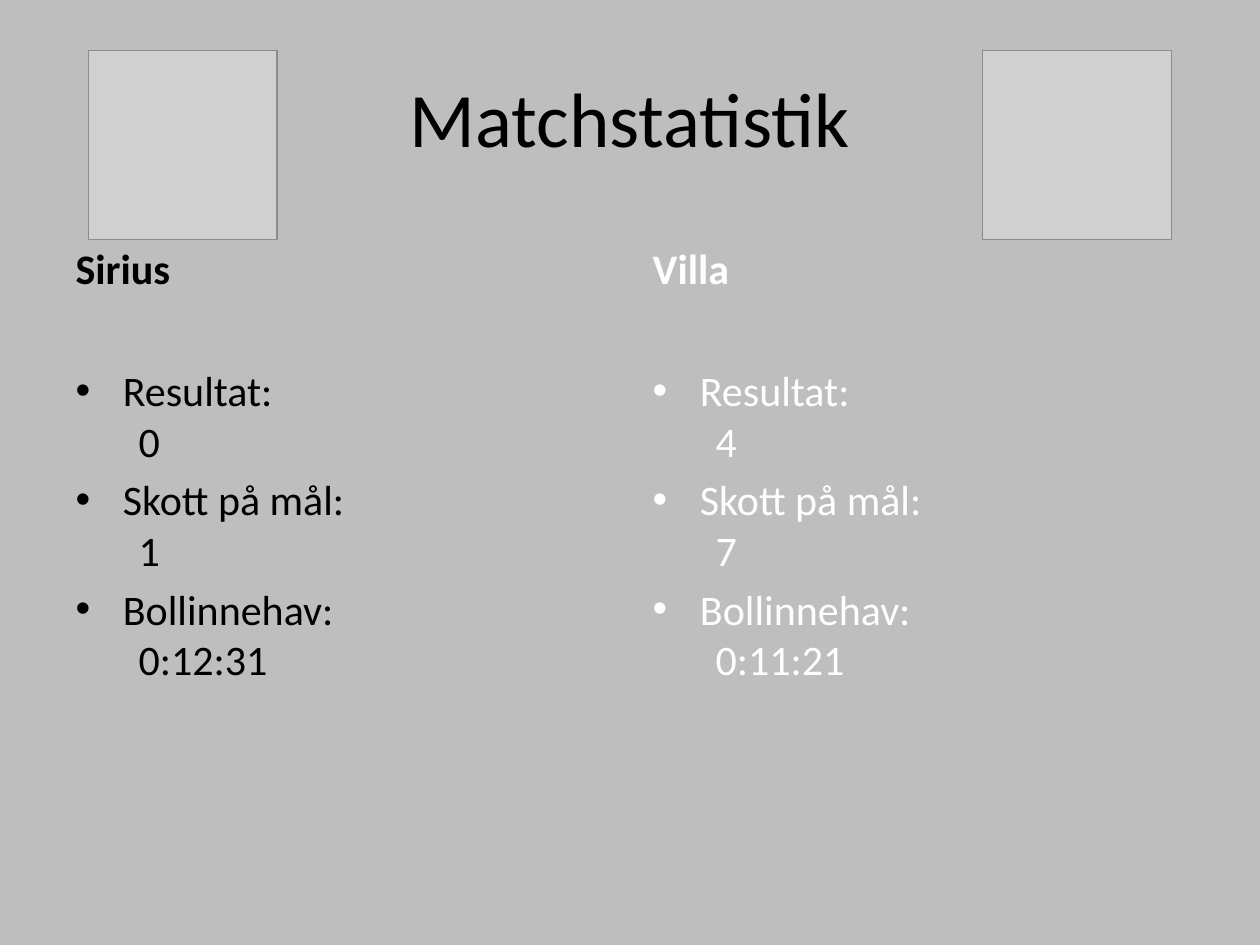
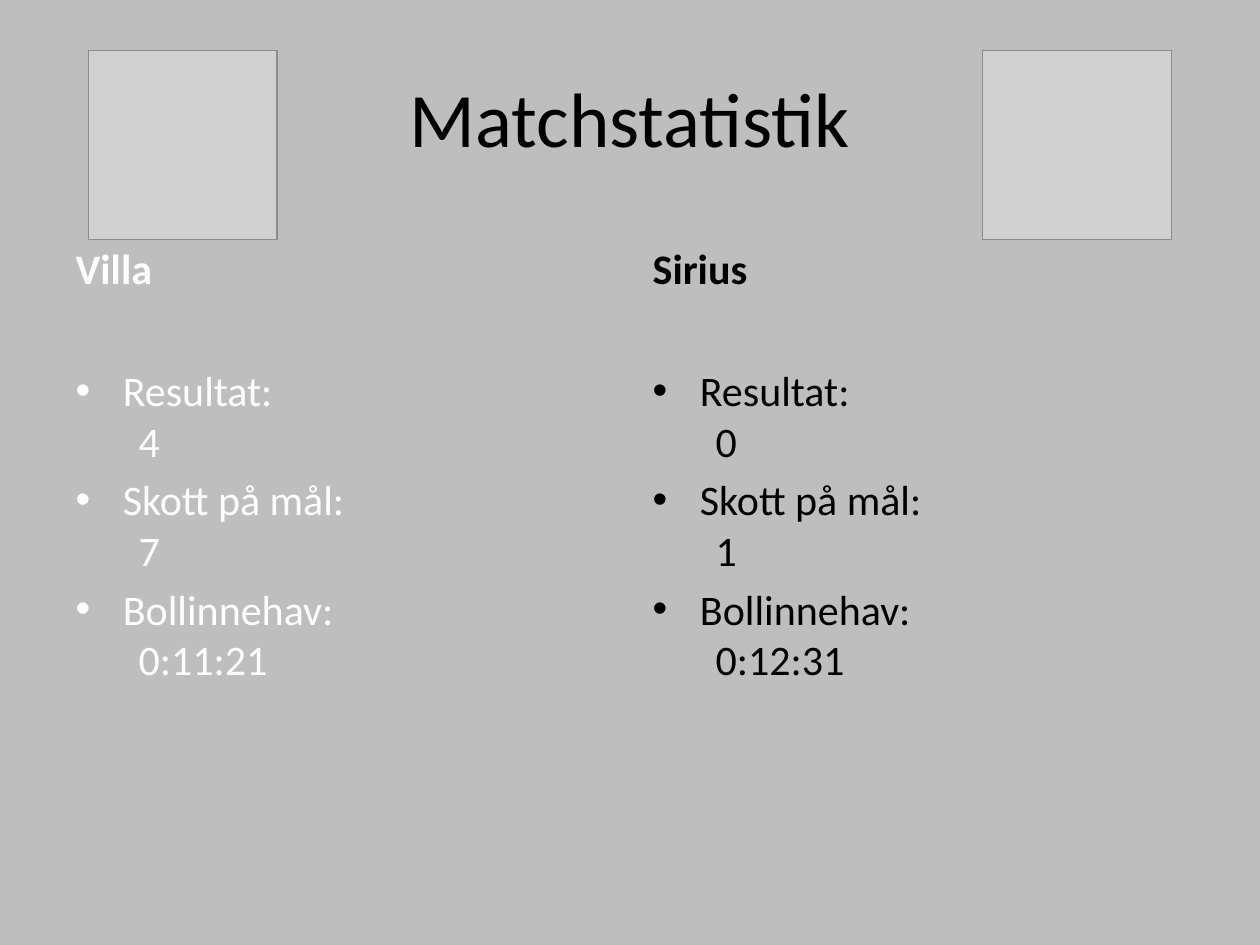
Before and after one commit to legendwk/sirius_bandy, a slide deck: slide 2 of powerpointer/matchrapporter/20220930 IK Sirius - Villa Lidköping halvlek 1 .pptx. Drawn at 1260x945 pixels with LibreOffice and Linux fonts; fonts in the diff are those of the drawing; grey boxes stand for pictures. Boxes give left, top, right and bottom in pixels: in the first picture for what was removed or moved away, otherwise in the second. Text is boxed around its words. In the diff, an @@ line names an element or a change of style, - is before the commit and + after.

```diff
--- a/powerpointer/matchrapporter/20220930 IK Sirius - Villa Lidköping halvlek 1 .pptx
+++ b/powerpointer/matchrapporter/20220930 IK Sirius - Villa Lidköping halvlek 1 .pptx
@@ text at [76,255,152,284]: text changed; text colour #000000 to #FFFEFE @@
-Sirius
+Villa
@@ text at [653,254,748,285]: text changed; text colour #FFFEFE to #000000 @@
-Villa
+Sirius
@@ text at [123,377,344,675]: text changed; text colour #000000 to #FFFEFE @@
-• Resultat:
-  0
-• Skott på mål:
-  1
-• Bollinnehav:
-  0:12:31
+• Resultat:
+  4
+• Skott på mål:
+  7
+• Bollinnehav:
+  0:11:21
@@ text at [700,377,921,676]: text changed; text colour #FFFEFE to #000000 @@
-• Resultat:
-  4
-• Skott på mål:
-  7
-• Bollinnehav:
-  0:11:21
+• Resultat:
+  0
+• Skott på mål:
+  1
+• Bollinnehav:
+  0:12:31
```
Also in this commit, not shown: 5 other slides changed, 2 other files.
